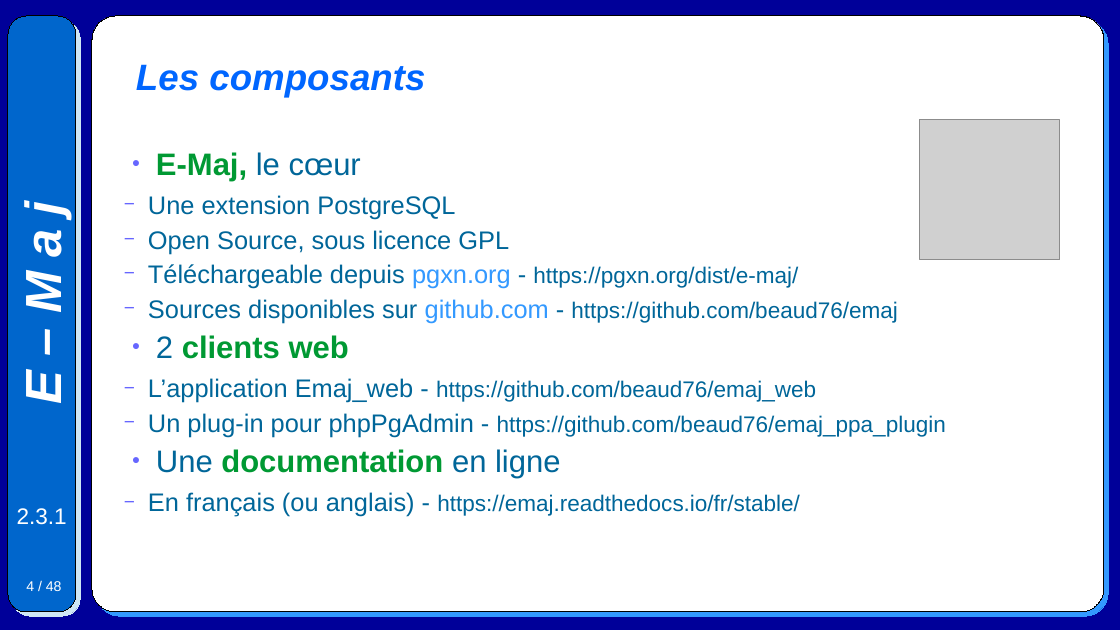
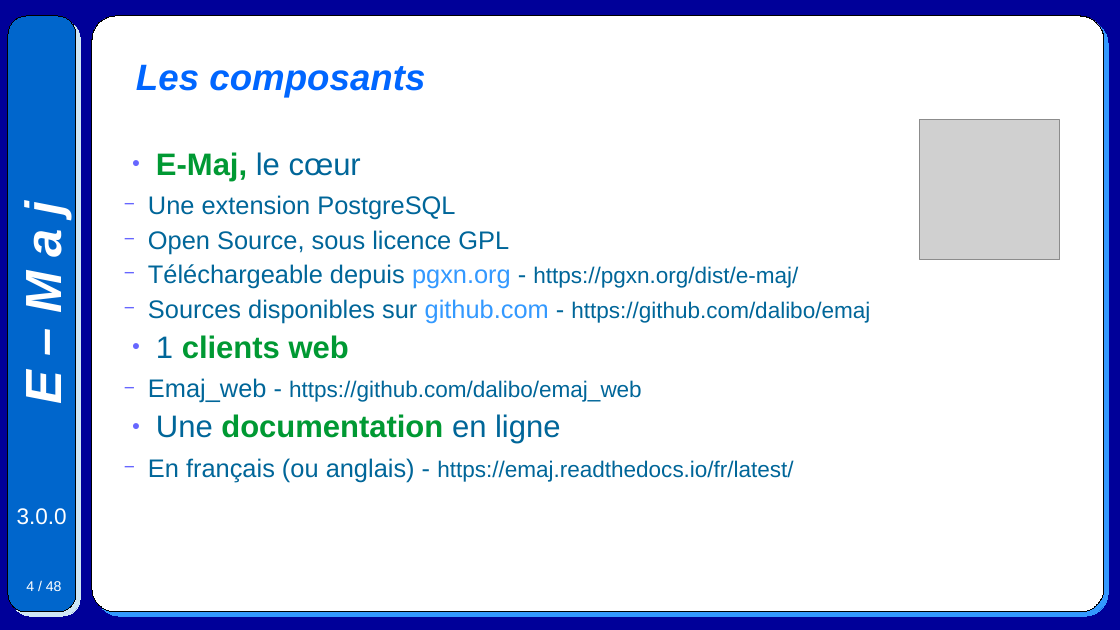
Before and after one commit to beaud76/emaj_doc, a slide deck: slide 4 of Emaj.devel_pres_fr.odp. Drawn at 1120x630 pixels with LibreOffice and Linux fonts; fonts in the diff are those of the drawing; grey boxes stand for pictures. Boxes give left, top, right and bottom in pixels: in the first picture for what was removed or moved away, otherwise in the second. Text is boxed around its words. In the diff, an @@ line names an element or a change of style, - is before the commit and + after.

```diff
--- a/Emaj.devel_pres_fr.odp
+++ b/Emaj.devel_pres_fr.odp
@@ text at [148, 299, 870, 403]: text changed @@
-  − Sources disponibles sur github.com - https://github.com/beaud76/emaj
-● 2 clients web
-  − L’application Emaj_web - https://github.com/beaud76/emaj_web
-  − Un plug-in pour phpPgAdmin - https://github.com/beaud76/emaj_ppa_plugin
+  − Sources disponibles sur github.com - https://github.com/dalibo/emaj
+● 1 clients web
+  − Emaj_web - https://github.com/dalibo/emaj_web
@@ text at [148, 458, 793, 482]: text changed @@
-  − En français (ou anglais) - https://emaj.readthedocs.io/fr/stable/
+  − En français (ou anglais) - https://emaj.readthedocs.io/fr/latest/
@@ text at [17, 508, 67, 525]: text changed @@
-2.3.1
+3.0.0
```
Also in this commit, not shown: 47 other slides changed, 6 other files.
